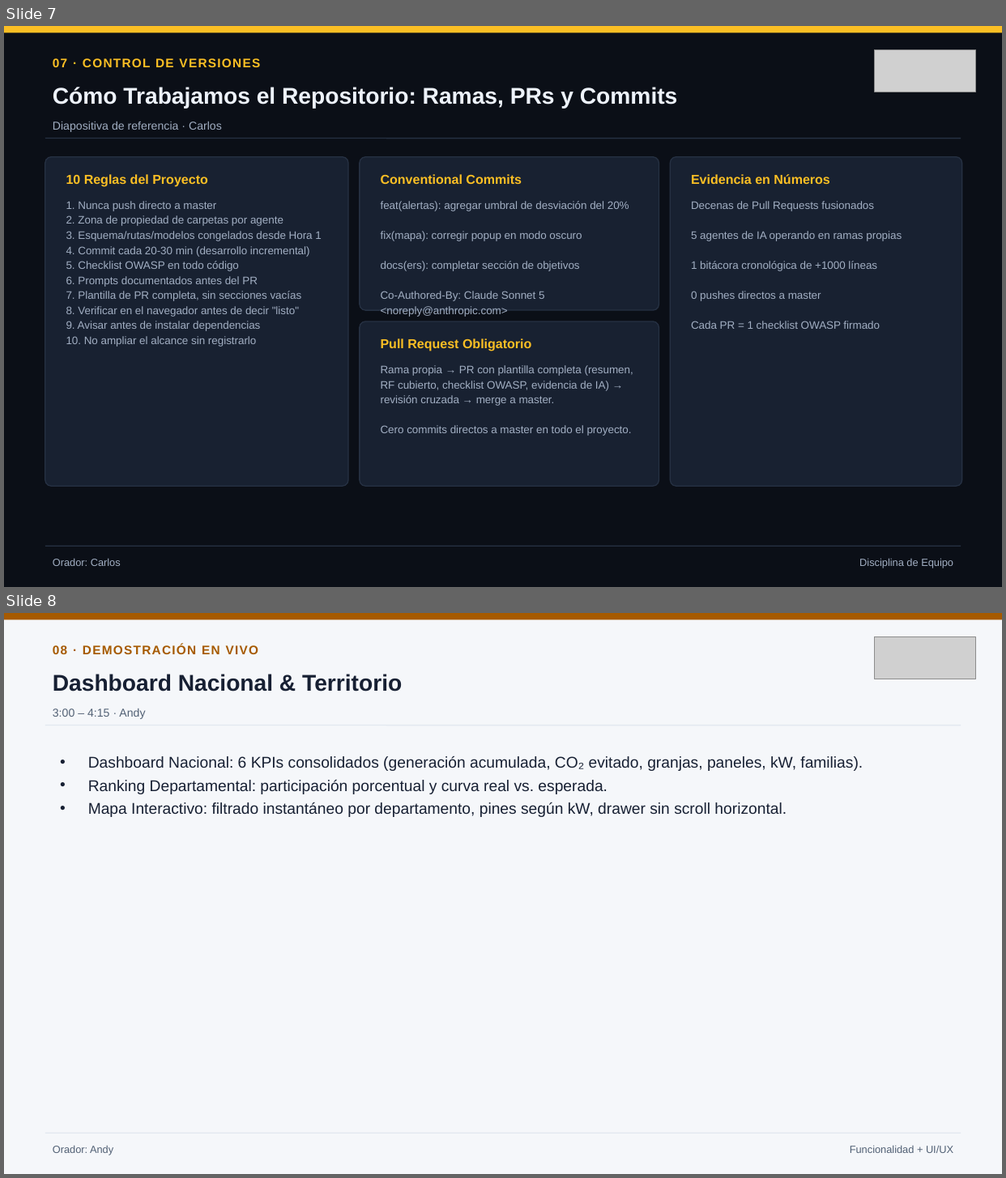
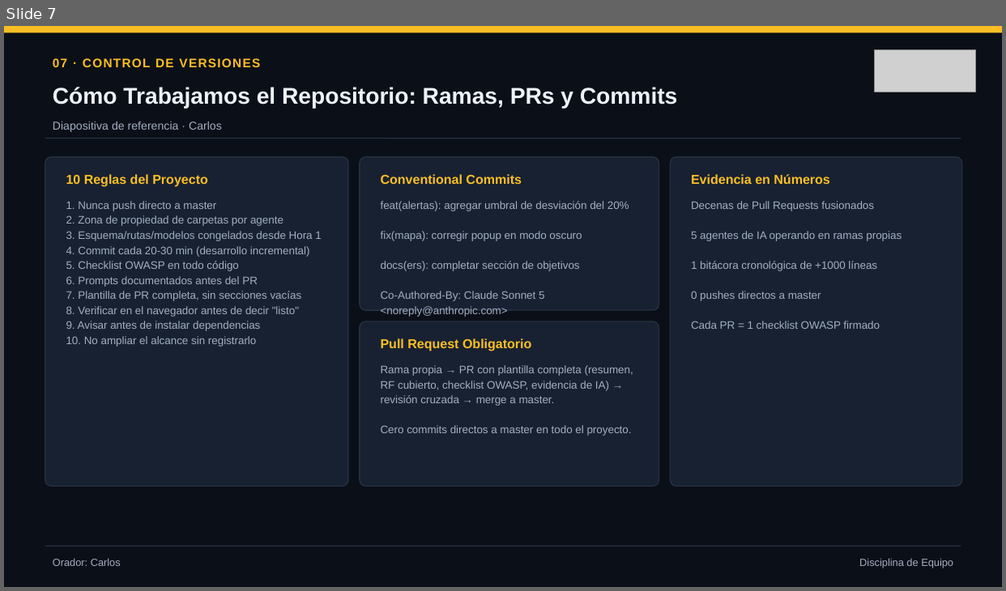
Before and after one commit to Andy13K/Dia_del_programador_IA, a slide deck: docs/export/Presentacion-Kin-Solar-Guatemala.pptx. Shown one above the other, each under a label of ours: slides 7 and 8 before the commit, slide 7 after it. The pictures are 1006x1178 and 1006x591 pixels, drawn with LibreOffice and Linux fonts; fonts in the diff are those of the drawing; grey boxes stand for pictures. Boxes give left, top, right and bottom in pixels: in the first picture for what was removed or moved away, otherwise in the second. Text is boxed around its words. In the diff, an @@ line names an element or a change of style, - is before the commit and + after.

```diff
--- a/docs/export/Presentacion-Kin-Solar-Guatemala.pptx
+++ b/docs/export/Presentacion-Kin-Solar-Guatemala.pptx
@@ slide 8 removed at (x1=4, y1=613, x2=1002, y2=1174), background #F5F7FA @@
@@ rectangle removed at (x1=4, y1=613, x2=1002, y2=619) @@
@@ text removed at (x1=53, y1=645, x2=259, y2=654) @@
-08 · DEMOSTRACIÓN EN VIVO
@@ picture removed at (x1=875, y1=637, x2=976, y2=679) @@
@@ text removed at (x1=53, y1=674, x2=402, y2=692) @@
-Dashboard Nacional & Territorio
@@ text removed at (x1=53, y1=709, x2=145, y2=719) @@
-3:00 – 4:15 · Andy
@@ line removed from (45, 726) to (961, 726) @@
@@ text removed at (x1=88, y1=756, x2=863, y2=817) @@
-• Dashboard Nacional: 6 KPIs consolidados (generación acumulada, CO₂ evitado, granjas, paneles, kW, familias).
-• Ranking Departamental: participación porcentual y curva real vs. esperada.
-• Mapa Interactivo: filtrado instantáneo por departamento, pines según kW, drawer sin scroll horizontal.
@@ line removed from (45, 1133) to (961, 1133) @@
@@ text removed at (x1=53, y1=1145, x2=113, y2=1156) @@
-Orador: Andy
@@ text removed at (x1=850, y1=1145, x2=953, y2=1153) @@
-Funcionalidad + UI/UX
```
Also in this commit, not shown: 12 other slides changed, 2 slides added, 2 other slides removed, 12 other files.
